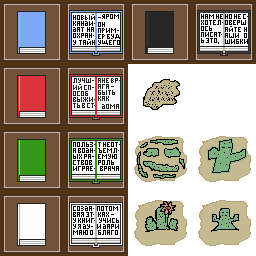
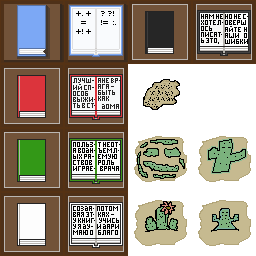
The second w=256, h=256 image is a revision of the first. Changes to its layers:
added layer "blue-text" in group "blue-unlocked" over [76, 11, 116, 34]
added group "shadow copy" with 2 layers in group "blue-unlocked" over [68, 4, 128, 62]
added layer "soft #1" (40%) in group "shadow copy" over [68, 5, 128, 62]
added layer "hard #1" (60%) in group "shadow copy" over [95, 4, 126, 60]
painted on "book-blue-unlock" over [69, 5, 123, 57]
painted on "stand-blue-unlock" over [68, 4, 124, 60]
added group "shadow" with 2 layers in group "blue-locked" over [4, 4, 73, 62]
added layer "soft" (40%) in group "shadow" over [4, 5, 73, 62]
added layer "hard" (60%) in group "shadow" over [17, 4, 62, 60]
painted on "book-blue-lock" over [17, 5, 46, 57]
painted on "stand-blue-lock" over [4, 4, 60, 60]
